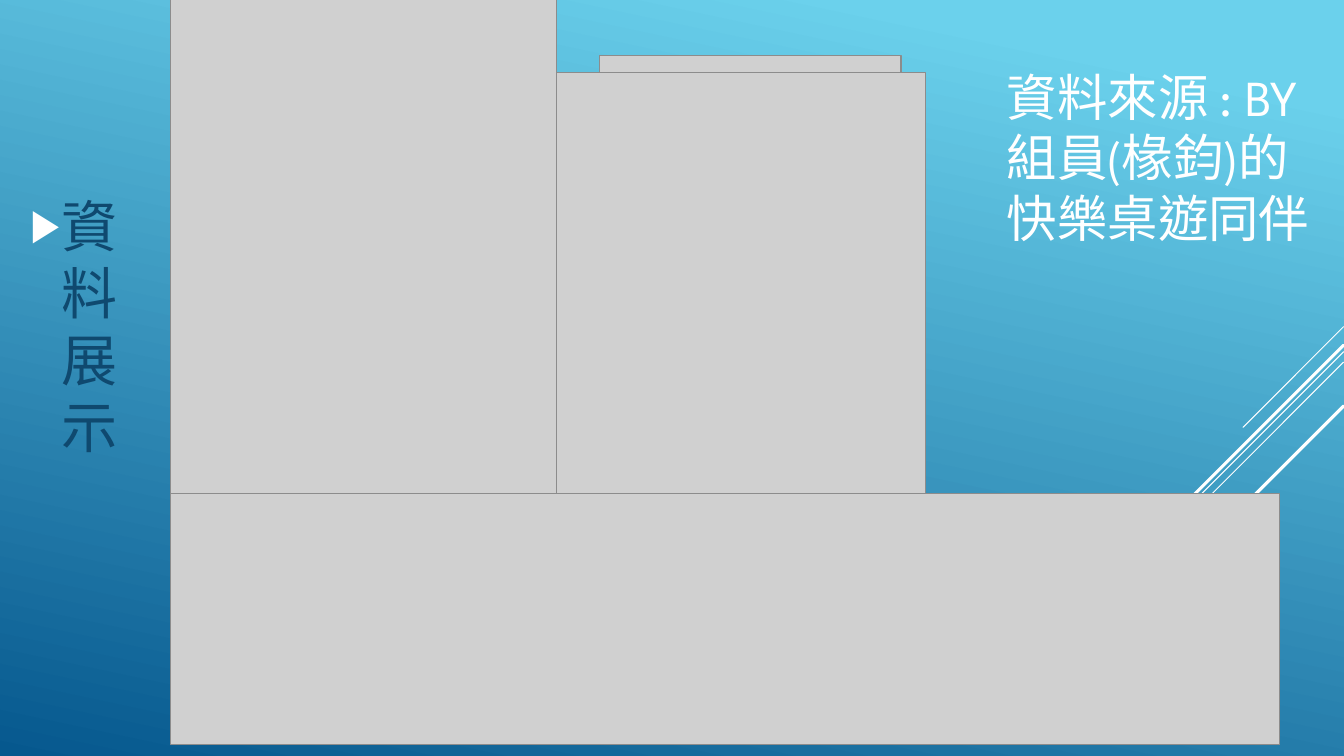
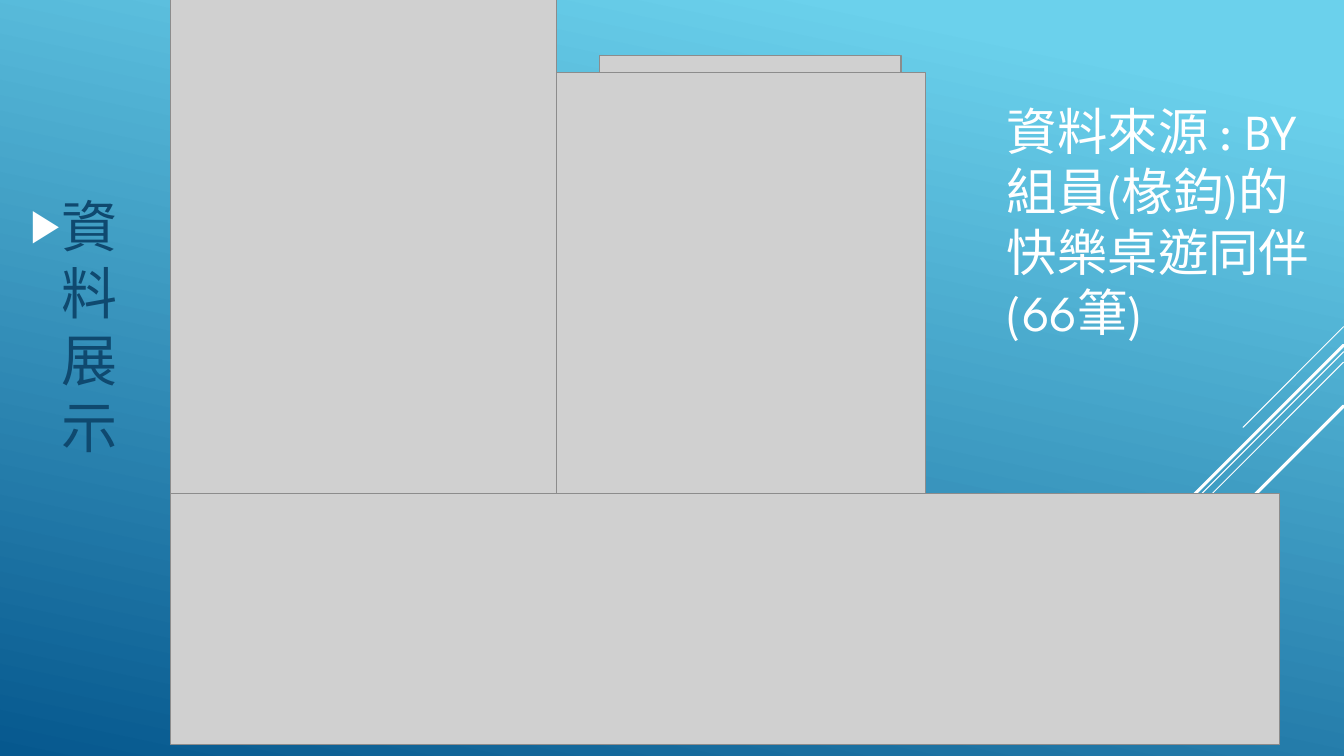
Before and after one commit to EastDetective/BoardGame, a slide deck: slide 2 of Pitch1.pptx. Drawn at 1344x756 pixels with LibreOffice and Linux fonts; fonts in the diff are those of the drawing; grey boxes stand for pictures. Boxes give left, top, right and bottom in pixels: in the first picture for what was removed or moved away, otherwise in the second. Text is boxed around its words. In the diff, an @@ line names an element or a change of style, - is before the commit and + after.

```diff
--- a/Pitch1.pptx
+++ b/Pitch1.pptx
@@ title at [1007, 107, 1309, 341]: text changed @@
-資料來源 : BY組員(椽鈞)的快樂桌遊同伴
+資料來源 : BY組員(椽鈞)的快樂桌遊同伴
+(66筆)
```
